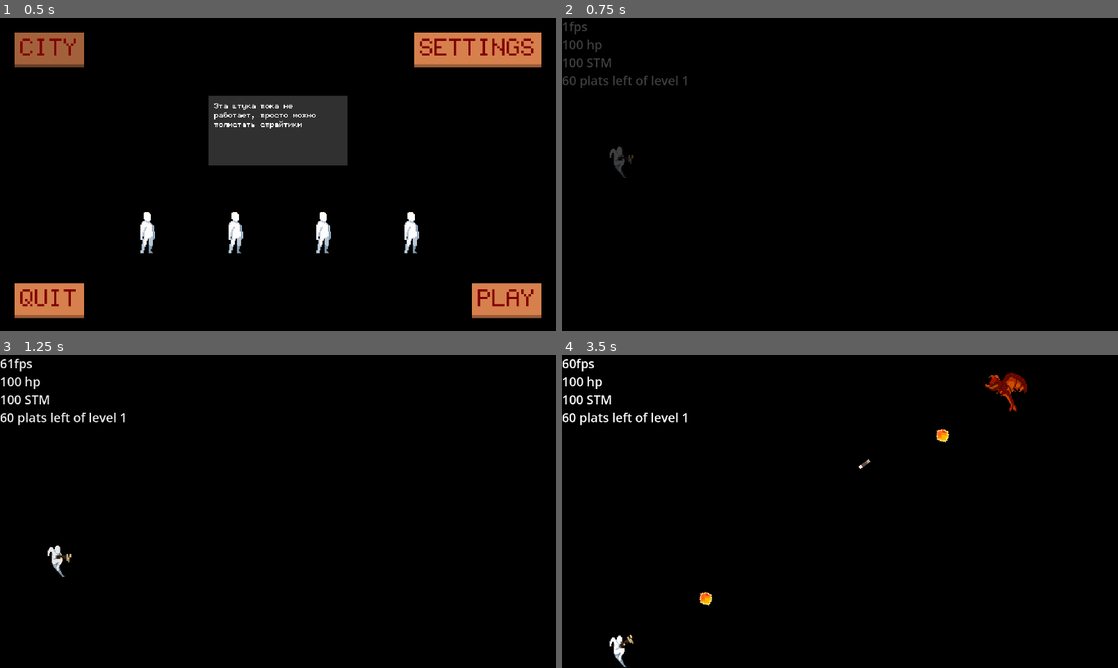
Above: before the commit, frames 1-4 (two rows, left to right).
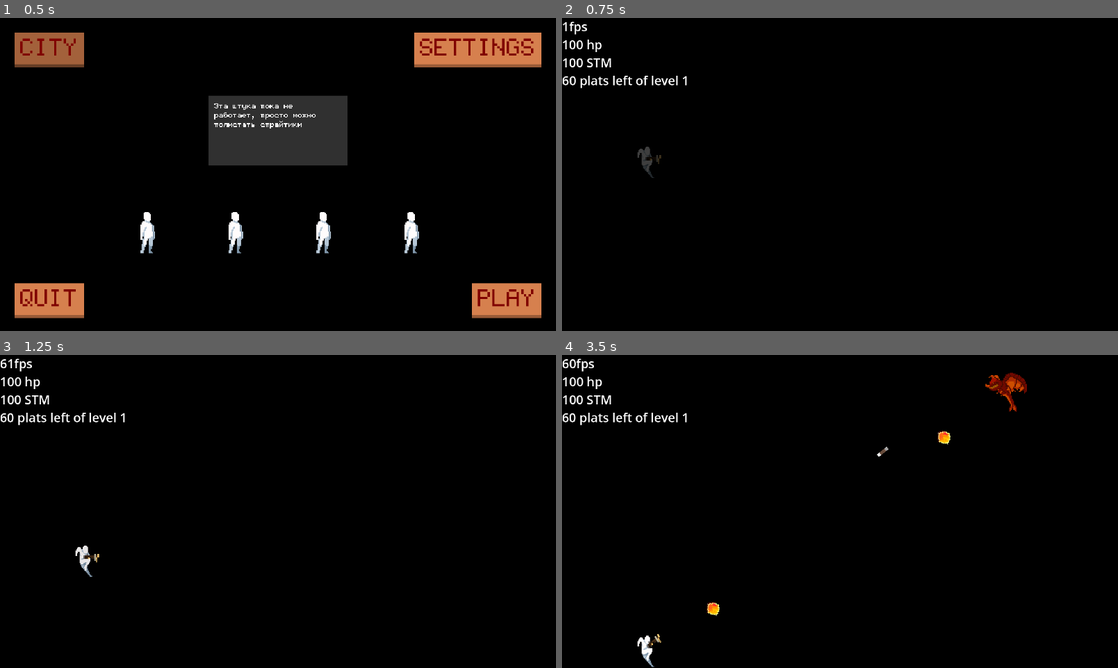
Above: after the commit, the same moments.

Repository: 0-Vanes-0/runner
Game: Godot game, scene res://src/scenes/scene_handler.tscn
Two runs of this game, one before a commit and one after it. Both use one fixed random seed, a clock stepped at 60 frames per second and the inputs below.
Inputs (mouse positions are in pixels of both pictures, inside the frame that each line leads up to):
- Up to frame 1 (0.5 s): no input
- Up to frame 2 (0.75 s): click "PLAY" at 0.5 s
- Up to frame 3 (1.25 s): no input
- Up to frame 4 (3.5 s): tap Enter at 1.25 s; move the mouse to (962, 495) at 1.27 s; hold W (jump_up) 1.28-2 s; tap Q (ability, bound only before the commit) at 1.35 s; click (962, 495) at 1.42 s; tap D (dodge) at 1.55 s; drag from (728, 527) to (1079, 392) at 2.02 s; move the mouse to (895, 442) at 2.77 s; hold S (jump_down) from 2.78 s (still down); tap E (switch_weapon) at 2.85 s; click (895, 442) at 2.92 s; tap W (jump_up) at 3.05 s

Frame 1 is identical in both runs. In frame 2, 0.9% of the frame differs, in the area x 0-23%, y 1-52%; in frame 3, 0.3%; in frame 4, 0.7%.

Commit message:
Added Sensor Buttons
• Added Sensor Button class
• Synced Sensor Buttons to settings
• Added abstract callables to Sensor Buttons
• Added new sprites (for buttons)
• Changed spawning point of Player
• Renamed asset controls stuff folder
• Started doccing of Player Sensor

Diff:
--- a/assets/controls/default_theme.tres
+++ b/assets/themes_styles/default_theme.tres
@@ -1,7 +1,7 @@
 [gd_resource type="Theme" load_steps=7 format=3 uid="uid://cua1s23yijxy2"]
 
 [ext_resource type="FontFile" uid="uid://dv1loa1pu1eml" path="res://assets/fonts/Fairfax.ttf" id="1_rnkhf"]
-[ext_resource type="StyleBox" uid="uid://ciaa4e4ky1v3g" path="res://assets/controls/button_style_box_flat.tres" id="1_sl4go"]
+[ext_resource type="StyleBox" uid="uid://ciaa4e4ky1v3g" path="res://assets/themes_styles/button_style_box_flat.tres" id="1_sl4go"]
 
 [sub_resource type="StyleBoxFlat" id="StyleBoxFlat_xiv67"]
 content_margin_left = 20.0
--- a/project.godot
+++ b/project.godot
@@ -62,7 +62,7 @@
 "events": [Object(InputEventKey,"resource_local_to_scene":false,"resource_name":"","device":-1,"window_id":0,"alt_pressed":false,"shift_pressed":false,"ctrl_pressed":false,"meta_pressed":false,"pressed":false,"keycode":0,"physical_keycode":68,"key_label":0,"unicode":100,"echo":false,"script":null)
 ]
 }
-ability={
+activity={
 "deadzone": 0.5,
 "events": [Object(InputEventKey,"resource_local_to_scene":false,"resource_name":"","device":-1,"window_id":0,"alt_pressed":false,"shift_pressed":false,"ctrl_pressed":false,"meta_pressed":false,"pressed":false,"keycode":0,"physical_keycode":81,"key_label":0,"unicode":113,"echo":false,"script":null)
 ]
--- a/src/controls/player_sensor.gd
+++ b/src/controls/player_sensor.gd
@@ -1,70 +1,161 @@
+## This class reads all actions from player.
 class_name PlayerSensor
 extends Marker2D
 
-signal swipe(direction: Vector2)
-signal tap_up
-signal tap_down
+signal swipe(direction: Vector2) ## Signal for swipe. Argument is Vector2(x, y) where x = 0 or 1 and y = 0 or 1.
+signal tap_up ## Signal for tapping at top half of screen.
+signal tap_down ## Signal for tapping at bottom half of screen.
 
-const SWIPE_MAX_DIAGONAL_SLOPE := 1.35
-const SWIPE_MAX_TIME := 0.25 # Else it's drag gesture.
-const TAP_MAX_TIME := 0.1
-const TAP_MAX_VECTOR := Vector2.ONE * 10
+const SWIPE_MAX_DIAGONAL_SLOPE := 1.35 ## This constant is a limit of diagonal swipe. Totally diagonal swipe has value 1.44 as sqrt(2). This constant can be changed but 1.35 is best as tested.
+const SWIPE_MAX_TIME := 0.25 ## If time is more than that, it's drag gesture.
+const TAP_MAX_TIME := 0.1 ## If time is more than that, it's drag or longpress gesture.
+const TAP_MAX_VECTOR := Vector2.ONE * 10 ## Tap gesture can have a bit more than Vector2(0, 0), and for that reason this constant exists.
 
-var _timer: float = 0.0
-var _is_timer_active: bool = false
-var _touch_start_position: Vector2
-var _size: Vector2
+@export var control: Control
+@export var dodge_button: SensorButton
+@export var reload_button: SensorButton
+@export var switch_button: SensorButton
+@export var activity_button: SensorButton
+
+var timer: float = 0.0
+var is_timer_active: bool = false
+var touch_start_position: Vector2
+var size: Vector2
 
 
 func _ready() -> void:
+	assert(control and dodge_button and switch_button and reload_button and activity_button)
 	self.position = Vector2.ZERO
-	_size.x = Global.screen_width / 2
-	_size.y = Global.screen_height
+	size.x = Global.screen_width / 2
+	size.y = Global.screen_height
+	control.custom_minimum_size = Vector2(Global.screen_width, Global.screen_height)
+	dodge_button.init_abstract(
+			func() -> bool:
+				return Global.player.stamina >= Global.player.state_dodge.stamina_cost and not Global.player.get_current_state() is LevelEndPlayerState
+	,
+			func():
+				send_dodge()
+	)
+	reload_button.init_abstract(
+			func() -> bool:
+				return not Global.player.get_current_state() is LevelEndPlayerState
+	,
+			func():
+				pass
+	)
+	switch_button.init_abstract(
+			func() -> bool:
+				return not Global.player.get_current_state() is LevelEndPlayerState
+	,
+			func():
+				pass
+	)
+	activity_button.init_abstract(
+			func() -> bool:
+				return not Global.player.get_current_state() is LevelEndPlayerState
+	,
+			func():
+				pass
+	)
+	Global.need_apply_settings.connect(
+			func():
+				dodge_button.visible = not is_dodge_swipe()
+				reload_button.visible = not is_reload_swipe()
+				switch_button.visible = not is_switch_swipe()
+				activity_button.visible = not is_activity_swipe()
+	)
 
 
 func _process(delta: float) -> void:
-	if _is_timer_active:
-		_timer += delta
+	if is_timer_active:
+		timer += delta
 
 
 func _unhandled_input(event: InputEvent) -> void:
 	if event is InputEventScreenTouch:
-		if self.position < event.position and event.position < self.position + _size:
+		if self.position < event.position and event.position < self.position + size:
 			if event.pressed:
-				_is_timer_active = true
-				_touch_start_position = event.position
+				is_timer_active = true
+				touch_start_position = event.position
 			else:
-				_is_timer_active = false
-				var vector: Vector2 = abs(event.position - _touch_start_position)
-				if _timer <= TAP_MAX_TIME and vector.length_squared() <= TAP_MAX_VECTOR.length_squared():
+				is_timer_active = false
+				var vector: Vector2 = abs(event.position - touch_start_position)
+				if timer <= TAP_MAX_TIME and vector.length_squared() <= TAP_MAX_VECTOR.length_squared():
 					if event.position.y < Global.screen_height / 2:
-						tap_up.emit()
+						send_jump_up()
 					else:
-						tap_down.emit()
-				elif _timer <= SWIPE_MAX_TIME:
-					var direction := Vector2(event.position - _touch_start_position).normalized()
+						send_jump_down()
+				elif (is_dodge_swipe() or is_reload_swipe() or is_switch_swipe() or is_activity_swipe()) and timer <= SWIPE_MAX_TIME:
+					var direction := Vector2(event.position - touch_start_position).normalized()
 					if abs(direction.x) + abs(direction.y) < SWIPE_MAX_DIAGONAL_SLOPE:
 						if abs(direction.x) > abs(direction.y):
-							swipe.emit(Vector2(sign(direction.x), 0))
+							if direction.x > 0 and is_dodge_swipe():
+								send_dodge()
+							elif is_switch_swipe():
+								send_switch()
 						else:
-							swipe.emit(Vector2(0, sign(direction.y)))
-				_timer = 0.0
-				_touch_start_position = Vector2.ZERO
+							if direction.y > 0 and is_reload_swipe():
+								send_reload()
+							elif is_activity_swipe():
+								send_activity()
+				timer = 0.0
+				touch_start_position = Vector2.ZERO
+
 	elif event is InputEventKey:
 		if event.is_action("jump_up"):
-			tap_up.emit()
+			send_jump_up()
 
 		elif event.is_action("jump_down"):
-			tap_down.emit()
+			send_jump_down()
 
 		elif event.is_action("dodge"):
-			swipe.emit(Vector2.RIGHT)
+			send_dodge()
 
-		elif event.is_action("ability"):
-			swipe.emit(Vector2.UP)
+		elif event.is_action("activity"):
+			send_activity()
 
 		elif event.is_action("reload"):
-			swipe.emit(Vector2.DOWN)
+			send_reload()
 
 		elif event.is_action("switch_weapon"):
-			swipe.emit(Vector2.LEFT)
+			send_switch()
+
+
+func send_jump_up():
+	tap_up.emit()
+
+
+func send_jump_down():
+	tap_down.emit()
+
+
+func send_dodge():
+	swipe.emit(Vector2.RIGHT)
+
+
+func send_reload():
+	swipe.emit(Vector2.DOWN)
+
+
+func send_activity():
+	swipe.emit(Vector2.UP)
+
+
+func send_switch():
+	swipe.emit(Vector2.LEFT)
+
+
+func is_dodge_swipe() -> bool:
+	return Global.settings[Text.CONTROLS][Text.DODGE_SWIPE]
+
+
+func is_switch_swipe() -> bool:
+	return Global.settings[Text.CONTROLS][Text.SWITCH_WEAPON_SWIPE]
+
+
+func is_reload_swipe() -> bool:
+	return Global.settings[Text.CONTROLS][Text.RELOAD_SWIPE]
+
+
+func is_activity_swipe() -> bool:
+	return Global.settings[Text.CONTROLS][Text.ACTIVITY_SWIPE]
--- /dev/null
+++ b/src/controls/sensor_button.gd
@@ -0,0 +1,40 @@
+class_name SensorButton
+extends Control
+
+@export var texture_normal: AtlasTexture
+@export var texture_pressed: AtlasTexture
+
+var is_enabled: Callable
+var on_press: Callable
+
+@onready var button := $TouchScreenButton as TouchScreenButton
+
+
+func _ready() -> void:
+	self.custom_minimum_size = Global.SENSOR_BUTTON_SIZE
+	button.texture_normal = texture_normal
+	button.texture_pressed = texture_pressed
+	(button.shape as RectangleShape2D).size = texture_normal.get_size()
+	button.scale = Global.SENSOR_BUTTON_SIZE / texture_normal.get_size()
+	self.modulate = Color.WHITE
+
+
+func init_abstract(is_enabled: Callable, on_press: Callable):
+	self.is_enabled = Callable(is_enabled)
+	self.on_press = Callable(on_press)
+
+
+func _process(delta: float) -> void:
+	if is_enabled.is_valid() and is_enabled.call() == true:
+		self.modulate.a = 1.0
+	else:
+		self.modulate.a = 0.5
+
+
+func _on_touch_screen_button_pressed() -> void:
+	if is_enabled.call() == true:
+		on_press.call()
+
+
+func _on_touch_screen_button_released() -> void:
+	pass # Replace with function body.
--- /dev/null
+++ b/src/controls/sensor_button.tscn
@@ -0,0 +1,20 @@
+[gd_scene load_steps=3 format=3 uid="uid://bqqwp7m1spla6"]
+
+[ext_resource type="Script" path="res://src/controls/sensor_button.gd" id="1_ryux0"]
+
+[sub_resource type="RectangleShape2D" id="RectangleShape2D_knfgi"]
+
+[node name="SensorButton" type="Control"]
+layout_mode = 3
+anchors_preset = 15
+anchor_right = 1.0
+anchor_bottom = 1.0
+grow_horizontal = 2
+grow_vertical = 2
+script = ExtResource("1_ryux0")
+
+[node name="TouchScreenButton" type="TouchScreenButton" parent="."]
+shape = SubResource("RectangleShape2D_knfgi")
+
+[connection signal="pressed" from="TouchScreenButton" to="." method="_on_touch_screen_button_pressed"]
+[connection signal="released" from="TouchScreenButton" to="." method="_on_touch_screen_button_released"]
--- a/src/gameplay/player.gd
+++ b/src/gameplay/player.gd
@@ -78,7 +78,7 @@
 
 
 func prepare_to_run():
-	self.position = Vector2(Global.screen_width / 10, Global.screen_height / 2)
+	self.position = Vector2(Global.screen_width * 0.15, Global.screen_height / 2)
 	var jump_height: float = (Global.screen_height - Platform.SIZE.y) / Global.MAX_FLOORS + Platform.SIZE.y
 	jump_speed = sqrt(2 * gravity * jump_height)
 	stamina = stamina_max
@@ -92,3 +92,7 @@
 
 func get_health_comp_position() -> Vector2:
 	return self.position + health_comp.position
+
+
+func get_current_state() -> PlayerState:
+	return state_machine.state
--- a/src/scenes/game.gd
+++ b/src/scenes/game.gd
@@ -10,33 +10,28 @@
 @export var bounds_left: CollisionShape2D
 @export var segments: Node2D
 @export var enemies: Node2D
+
+@export var info_label: Label
 @export var player_sensor: PlayerSensor
 @export var shoot_sensor: ShootSensor
-@export var info_label: Label
 @export var game_over_menu: GameOverMenu
 @export var pause_menu: PauseMenu
 @export var black_color_rect: ColorRect
 
 
 func _ready() -> void:
-	assert(bounds and bounds_top and bounds_right and bounds_bottom and bounds_left and segments and enemies and player_sensor and shoot_sensor and info_label and game_over_menu and black_color_rect)
-
-	(bounds_top.shape as SegmentShape2D).a = Vector2(0, 0)
-	(bounds_top.shape as SegmentShape2D).b = Vector2(Global.screen_width, 0)
-	(bounds_right.shape as SegmentShape2D).a = Vector2(Global.screen_width, 0)
-	(bounds_right.shape as SegmentShape2D).b = Vector2(Global.screen_width, Global.screen_height)
-	(bounds_bottom.shape as SegmentShape2D).a = Vector2(Global.screen_width, Global.screen_height)
-	(bounds_bottom.shape as SegmentShape2D).b = Vector2(0, Global.screen_height)
-	(bounds_left.shape as SegmentShape2D).a = Vector2(0, Global.screen_height)
-	(bounds_left.shape as SegmentShape2D).b = Vector2(0, 0)
-	Global.clean_layers(bounds).set_collision_layer_value(Global.Layers.BOUNDS, true)
-
+	assert(
+			bounds and bounds_top and bounds_right and bounds_bottom and bounds_left and segments and enemies
+			and info_label and player_sensor and shoot_sensor and game_over_menu and pause_menu and black_color_rect
+	)
 	black_color_rect.color = Color(0, 0, 0, 0)
-
 	game_over_menu.restart_called.connect(
 			func():
 				init_game()
 	)
+
+	Global.need_apply_settings.emit()
+	init_bounds()
 	init_game()
 
 
@@ -197,6 +192,18 @@
 	, CONNECT_ONE_SHOT)
 
 
+func init_bounds():
+	(bounds_top.shape as SegmentShape2D).a = Vector2(0, 0)
+	(bounds_top.shape as SegmentShape2D).b = Vector2(Global.screen_width, 0)
+	(bounds_right.shape as SegmentShape2D).a = Vector2(Global.screen_width, 0)
+	(bounds_right.shape as SegmentShape2D).b = Vector2(Global.screen_width, Global.screen_height)
+	(bounds_bottom.shape as SegmentShape2D).a = Vector2(Global.screen_width, Global.screen_height)
+	(bounds_bottom.shape as SegmentShape2D).b = Vector2(0, Global.screen_height)
+	(bounds_left.shape as SegmentShape2D).a = Vector2(0, Global.screen_height)
+	(bounds_left.shape as SegmentShape2D).b = Vector2(0, 0)
+	Global.clean_layers(bounds).set_collision_layer_value(Global.Layers.BOUNDS, true)
+
+
 func _on_level_complete():
 	is_level_complete = true
 	Global.player.state_machine.transition_to(Global.player.state_level_end)
--- a/src/scenes/game.tscn
+++ b/src/scenes/game.tscn
@@ -1,11 +1,20 @@
-[gd_scene load_steps=12 format=3 uid="uid://cbhc564a8a6e"]
+[gd_scene load_steps=21 format=3 uid="uid://cbhc564a8a6e"]
 
 [ext_resource type="Script" path="res://src/scenes/game.gd" id="1_njila"]
 [ext_resource type="Script" path="res://src/controls/player_sensor.gd" id="4_8ttyi"]
+[ext_resource type="PackedScene" uid="uid://bqqwp7m1spla6" path="res://src/controls/sensor_button.tscn" id="4_261ek"]
 [ext_resource type="Script" path="res://src/info_label.gd" id="4_shxdo"]
 [ext_resource type="PackedScene" path="res://src/scenes/menus/game_over_menu.tscn" id="5_2syq0"]
+[ext_resource type="Texture2D" uid="uid://cw4qudofmyuyi" path="res://assets/sprites/interface/dodge_button.jpg" id="5_boxyp"]
 [ext_resource type="Script" path="res://src/controls/shoot_sensor.gd" id="5_ysdi3"]
+[ext_resource type="Texture2D" uid="uid://y5nx2v8a6a7a" path="res://assets/sprites/interface/dodge_button_pressed.jpg" id="6_2i2l2"]
 [ext_resource type="PackedScene" uid="uid://cjk1sxt21gprp" path="res://src/scenes/menus/pause_menu.tscn" id="6_d8b13"]
+[ext_resource type="Texture2D" uid="uid://d3dv6twcjq1ju" path="res://assets/sprites/interface/switch_button.jpg" id="7_ux641"]
+[ext_resource type="Texture2D" uid="uid://bn3xw5puaeyxh" path="res://assets/sprites/interface/switch_button_pressed.jpg" id="8_0mrfu"]
+[ext_resource type="Texture2D" uid="uid://6v24n444lj4j" path="res://assets/sprites/interface/reload_button.jpg" id="9_fmhn0"]
+[ext_resource type="Texture2D" uid="uid://dbfr1w7xvvbep" path="res://assets/sprites/interface/reload_button_pressed.jpg" id="10_82qbu"]
+[ext_resource type="Texture2D" uid="uid://dalp81ot4s4s0" path="res://assets/sprites/interface/activity_button.jpg" id="11_awaj6"]
+[ext_resource type="Texture2D" uid="uid://btxvhn56bcfdy" path="res://assets/sprites/interface/activity_button_pressed.jpg" id="12_5o0ct"]
 
 [sub_resource type="SegmentShape2D" id="SegmentShape2D_wbvkj"]
 b = Vector2(100, 0)
@@ -24,7 +33,7 @@
 [sub_resource type="LabelSettings" id="LabelSettings_aavuu"]
 font_size = 24
 
-[node name="GameScene" type="Node2D" node_paths=PackedStringArray("bounds", "bounds_top", "bounds_right", "bounds_bottom", "bounds_left", "segments", "enemies", "player_sensor", "shoot_sensor", "info_label", "game_over_menu", "pause_menu", "black_color_rect")]
+[node name="GameScene" type="Node2D" node_paths=PackedStringArray("bounds", "bounds_top", "bounds_right", "bounds_bottom", "bounds_left", "segments", "enemies", "info_label", "player_sensor", "shoot_sensor", "game_over_menu", "pause_menu", "black_color_rect")]
 process_mode = 1
 script = ExtResource("1_njila")
 bounds = NodePath("Level/Bounds")
@@ -34,9 +43,9 @@
 bounds_left = NodePath("Level/Bounds/Left")
 segments = NodePath("Level/Segments")
 enemies = NodePath("Level/Enemies")
-player_sensor = NodePath("PlayerSensor")
-shoot_sensor = NodePath("ShootSensor")
 info_label = NodePath("HUD/InfoLabel")
+player_sensor = NodePath("HUD/PlayerSensor")
+shoot_sensor = NodePath("HUD/ShootSensor")
 game_over_menu = NodePath("HUD/GameOverMenu")
 pause_menu = NodePath("HUD/PauseMenu")
 black_color_rect = NodePath("HUD/BlackColorRect")
@@ -63,28 +72,56 @@
 
 [node name="ShootField" type="Node2D" parent="Level"]
 
-[node name="PlayerSensor" type="Marker2D" parent="."]
+[node name="HUD" type="CanvasLayer" parent="."]
+
+[node name="PlayerSensor" type="Marker2D" parent="HUD" node_paths=PackedStringArray("control", "dodge_button", "reload_button", "switch_button", "activity_button")]
 gizmo_extents = 100.0
 script = ExtResource("4_8ttyi")
+control = NodePath("Control")
+dodge_button = NodePath("Control/ButtonsMenu/DodgeButton")
+reload_button = NodePath("Control/ButtonsMenu/ReloadButton")
+switch_button = NodePath("Control/ButtonsMenu/SwitchButton")
+activity_button = NodePath("Control/ButtonsMenu/ActivityButton")
 
-[node name="ShootSensor" type="Marker2D" parent="."]
+[node name="Control" type="Control" parent="HUD/PlayerSensor"]
+custom_minimum_size = Vector2(1920, 1080)
+layout_mode = 3
+anchors_preset = 0
+offset_right = 1920.0
+offset_bottom = 1080.0
+mouse_filter = 1
+
+[node name="ButtonsMenu" type="VBoxContainer" parent="HUD/PlayerSensor/Control"]
+layout_mode = 1
+anchors_preset = 9
+anchor_bottom = 1.0
+grow_vertical = 2
+alignment = 1
+
+[node name="DodgeButton" parent="HUD/PlayerSensor/Control/ButtonsMenu" instance=ExtResource("4_261ek")]
+layout_mode = 2
+texture_normal = ExtResource("5_boxyp")
+texture_pressed = ExtResource("6_2i2l2")
+
+[node name="ReloadButton" parent="HUD/PlayerSensor/Control/ButtonsMenu" instance=ExtResource("4_261ek")]
+layout_mode = 2
+texture_normal = ExtResource("9_fmhn0")
+texture_pressed = ExtResource("10_82qbu")
+
+[node name="SwitchButton" parent="HUD/PlayerSensor/Control/ButtonsMenu" instance=ExtResource("4_261ek")]
+layout_mode = 2
+texture_normal = ExtResource("7_ux641")
+texture_pressed = ExtResource("8_0mrfu")
+
+[node name="ActivityButton" parent="HUD/PlayerSensor/Control/ButtonsMenu" instance=ExtResource("4_261ek")]
+layout_mode = 2
+texture_normal = ExtResource("11_awaj6")
+texture_pressed = ExtResource("12_5o0ct")
+
+[node name="ShootSensor" type="Marker2D" parent="HUD"]
 position = Vector2(960, 0)
 gizmo_extents = 100.0
 script = ExtResource("5_ysdi3")
-
-[node name="HUD" type="CanvasLayer" parent="."]
-
-[node name="InfoLabel" type="Label" parent="HUD"]
-offset_right = 40.0
-offset_bottom = 23.0
-text = "100"
-label_settings = SubResource("LabelSettings_aavuu")
-script = ExtResource("4_shxdo")
-metadata/_edit_lock_ = true
-
-[node name="ButtonsMenu" type="VBoxContainer" parent="HUD"]
-offset_right = 40.0
-offset_bottom = 40.0
 
 [node name="GameOverMenu" parent="HUD" instance=ExtResource("5_2syq0")]
 visible = false
@@ -101,3 +138,11 @@
 mouse_filter = 2
 color = Color(1, 1, 1, 0)
 metadata/_edit_lock_ = true
+
+[node name="InfoLabel" type="Label" parent="HUD"]
+offset_right = 42.0
+offset_bottom = 37.0
+text = "100"
+label_settings = SubResource("LabelSettings_aavuu")
+script = ExtResource("4_shxdo")
+metadata/_edit_lock_ = true
--- a/src/scenes/main_menu.tscn
+++ b/src/scenes/main_menu.tscn
@@ -1,7 +1,7 @@
 [gd_scene load_steps=7 format=3 uid="uid://dnp3x14mc2hay"]
 
 [ext_resource type="Script" path="res://src/scenes/main_menu.gd" id="1_noaao"]
-[ext_resource type="Theme" uid="uid://cua1s23yijxy2" path="res://assets/controls/default_theme.tres" id="1_tny1b"]
+[ext_resource type="Theme" uid="uid://cua1s23yijxy2" path="res://assets/themes_styles/default_theme.tres" id="1_tny1b"]
 [ext_resource type="FontFile" uid="uid://dv1loa1pu1eml" path="res://assets/fonts/Fairfax.ttf" id="3_ebaty"]
 [ext_resource type="Texture2D" uid="uid://c1elmwh1wwaun" path="res://assets/sprites/players/test/test_default_0.png" id="3_ipheb"]
 [ext_resource type="PackedScene" uid="uid://c4vx8yyktgv1x" path="res://src/scenes/menus/settings_menu.tscn" id="5_ihvey"]
--- a/src/scenes/menus/game_over_menu.tscn
+++ b/src/scenes/menus/game_over_menu.tscn
@@ -1,6 +1,6 @@
 [gd_scene load_steps=7 format=3]
 
-[ext_resource type="Theme" uid="uid://cua1s23yijxy2" path="res://assets/controls/default_theme.tres" id="1_e6gxa"]
+[ext_resource type="Theme" uid="uid://cua1s23yijxy2" path="res://assets/themes_styles/default_theme.tres" id="1_e6gxa"]
 [ext_resource type="Script" path="res://src/scenes/menus/game_over_menu.gd" id="1_sr5md"]
 
 [sub_resource type="StyleBoxFlat" id="StyleBoxFlat_njbu0"]
--- a/src/scenes/menus/pause_menu.tscn
+++ b/src/scenes/menus/pause_menu.tscn
@@ -1,6 +1,6 @@
 [gd_scene load_steps=4 format=3 uid="uid://cjk1sxt21gprp"]
 
-[ext_resource type="Theme" uid="uid://cua1s23yijxy2" path="res://assets/controls/default_theme.tres" id="1_tqsak"]
+[ext_resource type="Theme" uid="uid://cua1s23yijxy2" path="res://assets/themes_styles/default_theme.tres" id="1_tqsak"]
 [ext_resource type="Script" path="res://src/scenes/menus/pause_menu.gd" id="2_unpyo"]
 [ext_resource type="PackedScene" uid="uid://c4vx8yyktgv1x" path="res://src/scenes/menus/settings_menu.tscn" id="3_rbksi"]
 
--- a/src/scenes/menus/settings_menu.gd
+++ b/src/scenes/menus/settings_menu.gd
@@ -16,6 +16,7 @@
 
 
 func _on_back_button_pressed() -> void:
+	Global.need_apply_settings.emit()
 	self.hide()
 
 
--- a/src/scenes/menus/settings_menu.tscn
+++ b/src/scenes/menus/settings_menu.tscn
@@ -1,6 +1,6 @@
 [gd_scene load_steps=3 format=3 uid="uid://c4vx8yyktgv1x"]
 
-[ext_resource type="Theme" uid="uid://cua1s23yijxy2" path="res://assets/controls/default_theme.tres" id="1_d3ab8"]
+[ext_resource type="Theme" uid="uid://cua1s23yijxy2" path="res://assets/themes_styles/default_theme.tres" id="1_d3ab8"]
 [ext_resource type="Script" path="res://src/scenes/menus/settings_menu.gd" id="2_1b7x5"]
 
 [node name="SettingsMenu" type="ColorRect" node_paths=PackedStringArray("dodge_swipe_button", "reload_swipe_button", "switch_weapon_swipe_button", "activity_swipe_button")]
--- a/src/singletons/global_singleton.gd
+++ b/src/singletons/global_singleton.gd
@@ -4,6 +4,7 @@
 
 # ---------------------- VARIABLES ----------------------
 
+signal need_apply_settings
 enum Layers {
 	PLATFORM = 1,
 	PLAYER = 2,
@@ -27,6 +28,7 @@
 		Text.ACTIVITY_SWIPE: true,
 	}
 }
+var SENSOR_BUTTON_SIZE: Vector2
 
 var player: Player
 var game_res_loaded := false
@@ -42,6 +44,7 @@
 	ratio = str(screen_width / gcd) + ratio + str(screen_height / gcd)
 	print_debug("\t", "screen_width=", screen_width, ", screen_height=", screen_height, ", ratio=", ratio)
 
+	SENSOR_BUTTON_SIZE = Vector2.ONE * screen_height * 0.2
 	FLOORS_GAP = (screen_height - PLATFORM_H) / Global.MAX_FLOORS
 	ENEMY_Y_SPOTS.append(0.0)
 	ENEMY_Y_SPOTS.append(FLOORS_GAP * 3.5)
Binary file changed: assets/sprites/atlases/overall_atlas.png
Binary file added: assets/sprites/interface/activity_button.jpg
Not shown, added: assets/sprites/interface/activity_button.jpg.import
Binary file added: assets/sprites/interface/activity_button_pressed.jpg
Not shown, added: assets/sprites/interface/activity_button_pressed.jpg.import
Binary file added: assets/sprites/interface/dodge_button.jpg
Not shown, added: assets/sprites/interface/dodge_button.jpg.import
Binary file added: assets/sprites/interface/dodge_button_pressed.jpg
Not shown, added: assets/sprites/interface/dodge_button_pressed.jpg.import
Binary file added: assets/sprites/interface/reload_button.jpg
Not shown, added: assets/sprites/interface/reload_button.jpg.import
Binary file added: assets/sprites/interface/reload_button_pressed.jpg
(and 6 more such lines)
